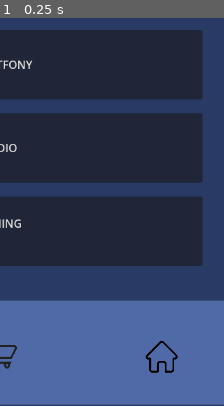
Above: before the commit, frame 1.
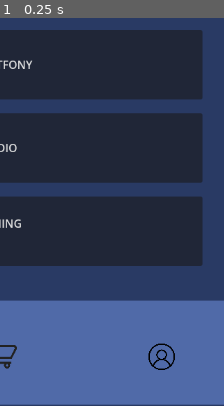
Above: after the commit, the same moment.

Repository: MateuszChoda/MediaLamus
Game: Godot game, scene res://Base/main_screen.tscn
Same seed, same stepped clock (60 frames per second), same inputs: the game is played once before the commit and once after it. This scene is started directly instead of the project's main scene.
Inputs:
- Up to frame 1 (0.25 s): no input
The pictures show only the part of the screen within x 50-100%, y 50-100%; the shares and areas given below are measured in that part.

The runs differ from the first frame. In frame 1, 0.5% of the frame differs, in the area x 64-80%, y 83-92%.

Commit message:
test commit

Diff:
--- a/Base/Register_screen.tscn
+++ b/Base/Register_screen.tscn
@@ -1,7 +1,4 @@
 [gd_scene format=3 uid="uid://cqtyb802ooenn"]
-
-
-[ext_resource type="Script" uid="uid://dpd3cgsx6h8b0" path="res://Scripts/register_screen.gd" id="1_rh3ov"]
 
 [node name="RegisterScreen" type="Control"]
 layout_mode = 3
--- a/Base/login_screen.tscn
+++ b/Base/login_screen.tscn
@@ -14,7 +14,6 @@
 [node name="Timer" type="Timer" parent="."]
 wait_time = 300.0
 one_shot = true
-
 
 [node name="Background" type="ColorRect" parent="."]
 layout_mode = 1
@@ -133,7 +132,6 @@
 autowrap_mode = 2
 
 [connection signal="timeout" from="Timer" to="." method="_on_timer_timeout"]
-
 [connection signal="text_changed" from="Background/Login" to="." method="_on_login_text_changed"]
 [connection signal="text_submitted" from="Background/Login" to="." method="_on_login_text_submitted"]
 [connection signal="text_changed" from="Background/Haslo" to="." method="_on_haslo_text_changed"]
--- a/Base/main_screen.tscn
+++ b/Base/main_screen.tscn
@@ -1,6 +1,7 @@
-[gd_scene load_steps=4 format=3 uid="uid://bu5euaxyuuohy"]
+[gd_scene load_steps=5 format=3 uid="uid://bu5euaxyuuohy"]
 
 [ext_resource type="Texture2D" uid="uid://7ctyucrbyybl" path="res://img/filter-icon.jpg" id="1_o13rx"]
+[ext_resource type="Texture2D" uid="uid://423f3vr1014e" path="res://img/profile-icon.png" id="2_2l88s"]
 [ext_resource type="Texture2D" uid="uid://dhka1r7vq5yn3" path="res://img/cart.png" id="2_i7cyh"]
 [ext_resource type="Texture2D" uid="uid://4kh527c6v3js" path="res://img/home-icon.png" id="2_w2f1l"]
 
@@ -163,7 +164,7 @@
 grow_vertical = 2
 color = Color(0.314033, 0.414383, 0.657094, 1)
 
-[node name="Cart_btn3" type="TextureButton" parent="ColorRect"]
+[node name="Profile_btn" type="TextureButton" parent="ColorRect/ColorRect"]
 layout_mode = 1
 anchors_preset = 8
 anchor_left = 0.5
@@ -171,31 +172,31 @@
 anchor_right = 0.5
 anchor_bottom = 0.5
 offset_left = 211.0
-offset_top = 482.0
+offset_top = -17.0
 offset_right = 723.0
-offset_bottom = 994.0
+offset_bottom = 495.0
+grow_horizontal = 2
+grow_vertical = 2
+scale = Vector2(0.09, 0.09)
+texture_normal = ExtResource("2_2l88s")
+
+[node name="Home_btn" type="TextureButton" parent="ColorRect/ColorRect"]
+layout_mode = 1
+anchors_preset = 8
+anchor_left = 0.5
+anchor_top = 0.5
+anchor_right = 0.5
+anchor_bottom = 0.5
+offset_left = -259.0
+offset_top = -18.0
+offset_right = 253.0
+offset_bottom = 494.0
 grow_horizontal = 2
 grow_vertical = 2
 scale = Vector2(0.09, 0.09)
 texture_normal = ExtResource("2_w2f1l")
 
-[node name="Cart_btn2" type="TextureButton" parent="ColorRect"]
-layout_mode = 1
-anchors_preset = 8
-anchor_left = 0.5
-anchor_top = 0.5
-anchor_right = 0.5
-anchor_bottom = 0.5
-offset_left = -259.0
-offset_top = 481.0
-offset_right = 253.0
-offset_bottom = 993.0
-grow_horizontal = 2
-grow_vertical = 2
-scale = Vector2(0.09, 0.09)
-texture_normal = ExtResource("2_w2f1l")
-
-[node name="Cart_btn" type="TextureButton" parent="ColorRect"]
+[node name="Cart_btn" type="TextureButton" parent="ColorRect/ColorRect"]
 layout_mode = 1
 anchors_preset = 8
 anchor_left = 0.5
@@ -203,9 +204,9 @@
 anchor_right = 0.5
 anchor_bottom = 0.5
 offset_left = -24.0
-offset_top = 475.0
+offset_top = -24.0
 offset_right = 488.0
-offset_bottom = 987.0
+offset_bottom = 488.0
 grow_horizontal = 2
 grow_vertical = 2
 scale = Vector2(0.1, 0.1)
--- /dev/null
+++ b/products_panel.tscn
@@ -0,0 +1,85 @@
+[gd_scene load_steps=4 format=3 uid="uid://pnnuld74apjm"]
+
+[ext_resource type="Texture2D" uid="uid://423f3vr1014e" path="res://img/profile-icon.png" id="1_yllxa"]
+[ext_resource type="Texture2D" uid="uid://4kh527c6v3js" path="res://img/home-icon.png" id="2_53f6a"]
+[ext_resource type="Texture2D" uid="uid://dhka1r7vq5yn3" path="res://img/cart.png" id="3_ewn1c"]
+
+[node name="Control" type="Control"]
+layout_mode = 3
+anchors_preset = 15
+anchor_right = 1.0
+anchor_bottom = 1.0
+grow_horizontal = 2
+grow_vertical = 2
+
+[node name="ColorRect" type="ColorRect" parent="."]
+layout_mode = 1
+anchors_preset = 15
+anchor_right = 1.0
+anchor_bottom = 1.0
+grow_horizontal = 2
+grow_vertical = 2
+color = Color(0.160784, 0.227451, 0.392157, 1)
+
+[node name="ColorRect" type="ColorRect" parent="ColorRect"]
+layout_mode = 1
+anchors_preset = 8
+anchor_left = 0.5
+anchor_top = 0.5
+anchor_right = 0.5
+anchor_bottom = 0.5
+offset_left = -324.0
+offset_top = 424.0
+offset_right = 324.0
+offset_bottom = 574.0
+grow_horizontal = 2
+grow_vertical = 2
+color = Color(0.314033, 0.414383, 0.657094, 1)
+
+[node name="Profile_btn" type="TextureButton" parent="ColorRect/ColorRect"]
+layout_mode = 1
+anchors_preset = 8
+anchor_left = 0.5
+anchor_top = 0.5
+anchor_right = 0.5
+anchor_bottom = 0.5
+offset_left = 211.0
+offset_top = -17.0
+offset_right = 723.0
+offset_bottom = 495.0
+grow_horizontal = 2
+grow_vertical = 2
+scale = Vector2(0.09, 0.09)
+texture_normal = ExtResource("1_yllxa")
+
+[node name="Home_btn" type="TextureButton" parent="ColorRect/ColorRect"]
+layout_mode = 1
+anchors_preset = 8
+anchor_left = 0.5
+anchor_top = 0.5
+anchor_right = 0.5
+anchor_bottom = 0.5
+offset_left = -259.0
+offset_top = -18.0
+offset_right = 253.0
+offset_bottom = 494.0
+grow_horizontal = 2
+grow_vertical = 2
+scale = Vector2(0.09, 0.09)
+texture_normal = ExtResource("2_53f6a")
+
+[node name="Cart_btn" type="TextureButton" parent="ColorRect/ColorRect"]
+layout_mode = 1
+anchors_preset = 8
+anchor_left = 0.5
+anchor_top = 0.5
+anchor_right = 0.5
+anchor_bottom = 0.5
+offset_left = -24.0
+offset_top = -24.0
+offset_right = 488.0
+offset_bottom = 488.0
+grow_horizontal = 2
+grow_vertical = 2
+scale = Vector2(0.1, 0.1)
+texture_normal = ExtResource("3_ewn1c")
